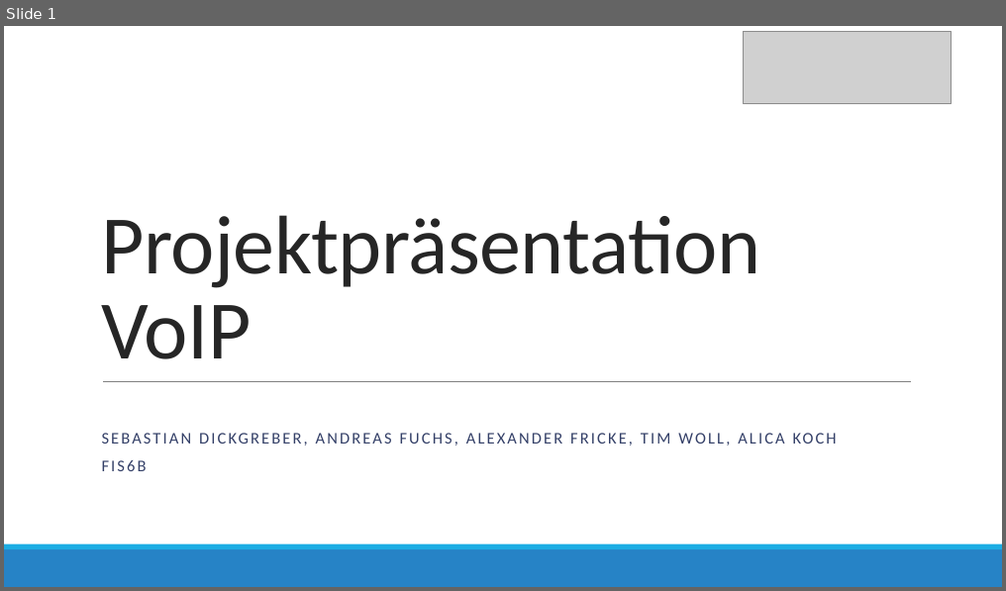
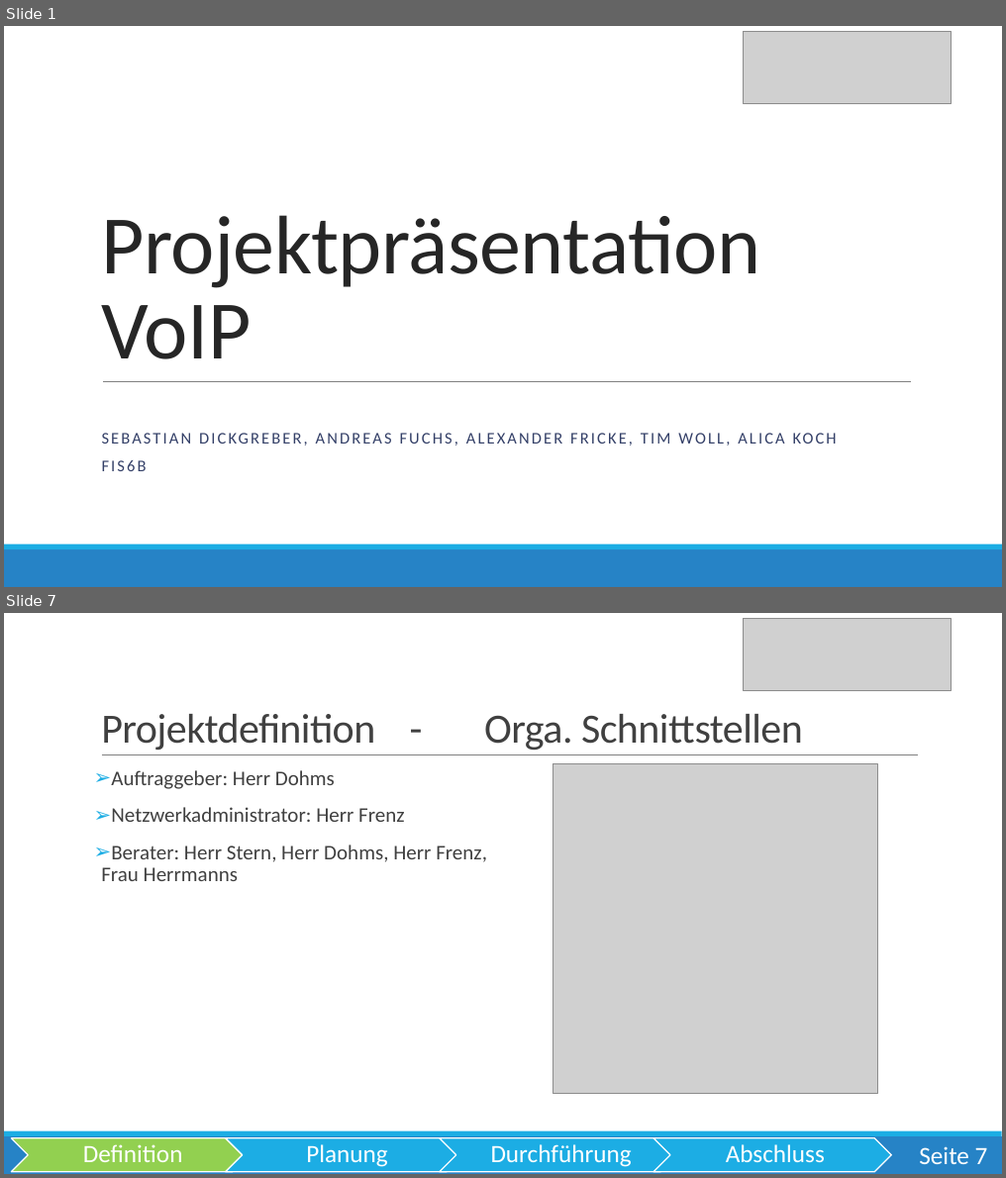
Before and after one commit to OberstufenprojektVOIP/OSP_VOIP, a slide deck: Pr-sentation/Präsentation VoIP Echt.pptx. Shown one above the other, each under a label of ours: slide 1 before the commit, slides 1 and 7 after it; the slides between them are not shown. The pictures are 1006x591 and 1006x1178 pixels, drawn with LibreOffice and Linux fonts; fonts in the diff are those of the drawing; grey boxes stand for pictures. Boxes give left, top, right and bottom in pixels: in the first picture for what was removed or moved away, otherwise in the second. Text is boxed around its words. In the diff, an @@ line names an element or a change of style, - is before the commit and + after.

```diff
--- a/Pr-sentation/Präsentation VoIP Echt.pptx
+++ b/Pr-sentation/Präsentation VoIP Echt.pptx
@@ slide 7 added at [4, 613, 1002, 1174], background #FFFFFF; not listed: 2 template elements that a slide beside it also shows @@
@@ picture added at [744, 618, 951, 691] @@
@@ title added at [101, 714, 803, 750], 40 pt, text #404040 @@
+Projektdefinition - Orga. Schnittstellen
@@ line added from (102, 756) to (918, 756), #808080 0.5 pt @@
@@ text added at [101, 770, 487, 881], 20 pt, text #404040 @@
+➢ Auftraggeber: Herr Dohms
+➢ Netzwerkadministrator: Herr Frenz
+➢ Berater: Herr Stern, Herr Dohms, Herr Frenz, Frau Herrmanns
@@ picture added at [552, 764, 877, 1093] @@
@@ group added at [12, 1139, 892, 1172]: 4 chevrons, 4 texts @@
+Definition
+Planung
+Durchführung
+Abschluss
@@ page number added at [919, 1147, 988, 1164], 24 pt, text #FFFFFF @@
+Seite 7
```
Also in this commit, not shown: 8 slides changed, 9 other slides added, 1 slide removed.
